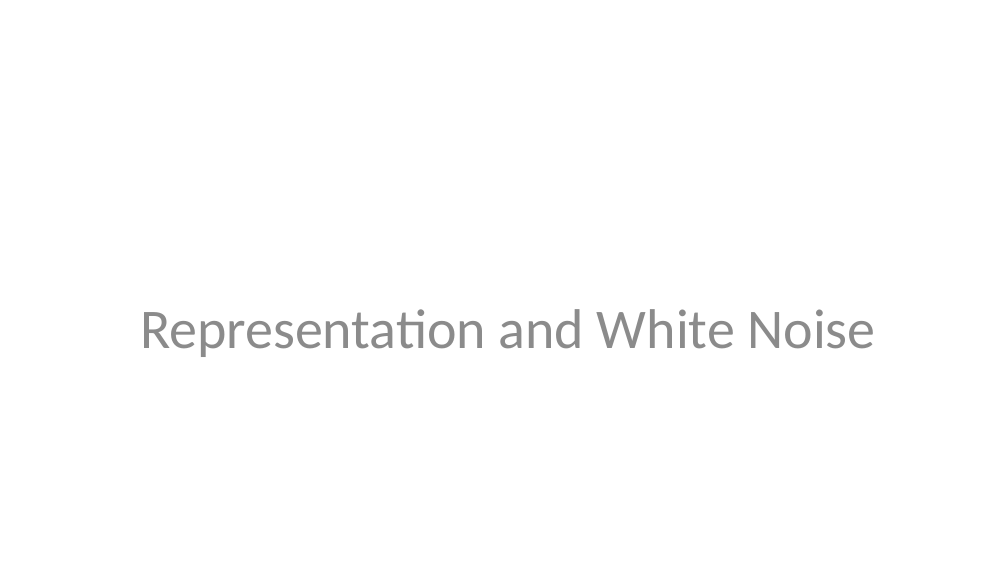
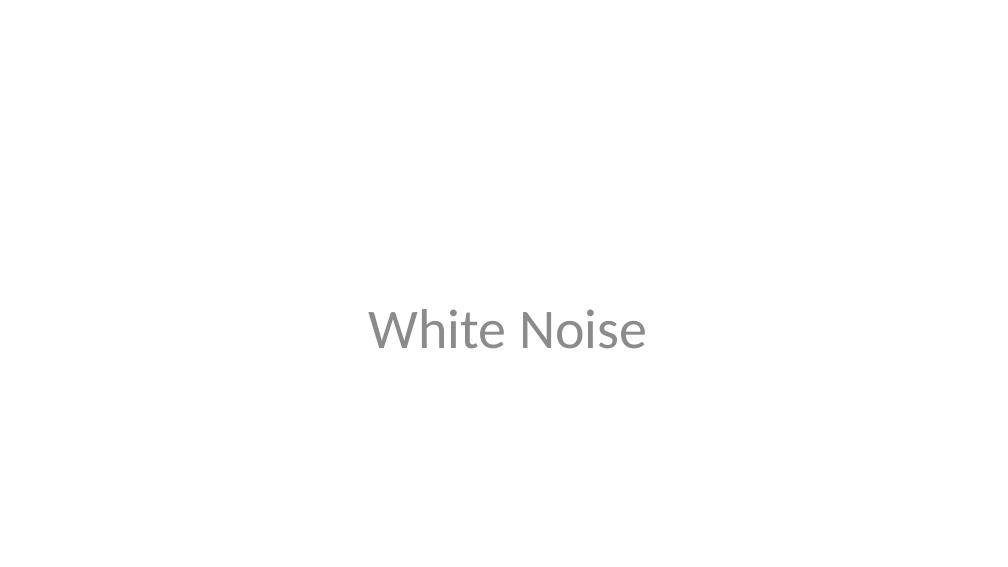
Before and after one commit to StephenElston/CSCI-E-83, a slide deck: slide 15 of LectureSlides/11_PropertiesOfTimeSeries.pptx (slide 13 before the commit). Drawn at 1008x567 pixels with LibreOffice and Linux fonts; fonts in the diff are those of the drawing. Boxes give left, top, right and bottom in pixels: in the first picture for what was removed or moved away, otherwise in the second. Text is boxed around its words. In the diff, an @@ line names an element or a change of style, - is before the commit and + after.

```diff
--- a/LectureSlides/11_PropertiesOfTimeSeries.pptx
+++ b/LectureSlides/11_PropertiesOfTimeSeries.pptx
@@ text at (369,309,647,349): text changed @@
-Representation and White Noise
+White Noise
```
Also in this commit, not shown: 12 other slides changed, 2 slides added.
